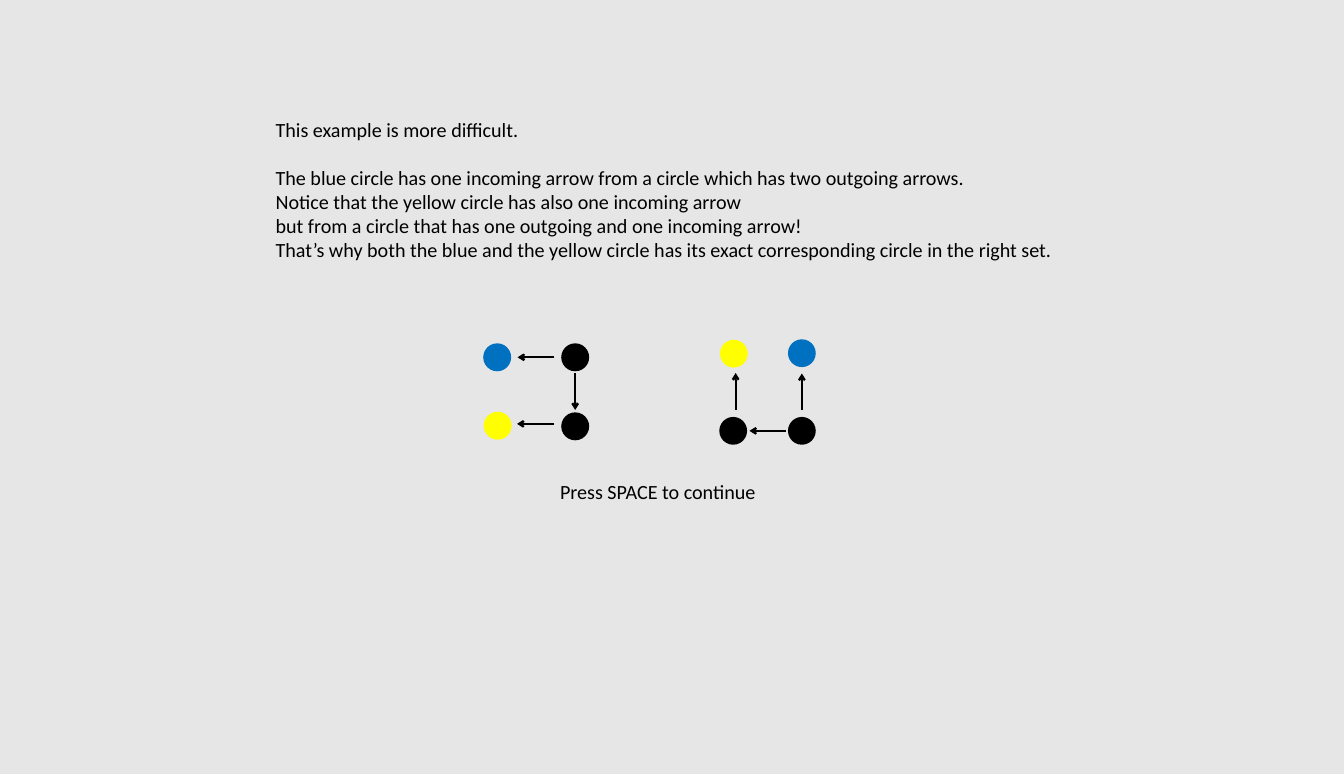
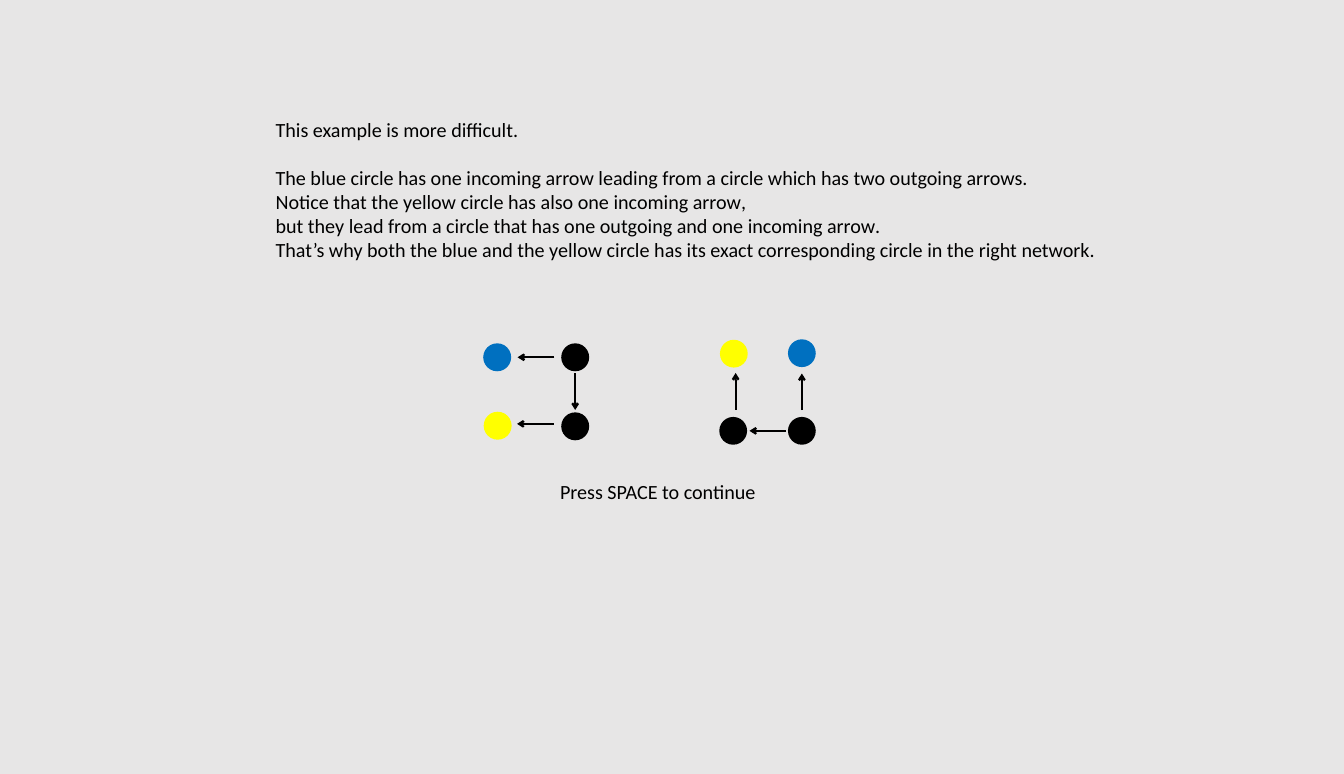
Before and after one commit to ociepkam/grafy, a slide deck: slide 4 of images/instruction.pptx. Drawn at 1344x774 pixels with LibreOffice and Linux fonts; fonts in the diff are those of the drawing. Boxes give left, top, right and bottom in pixels: in the first picture for what was removed or moved away, otherwise in the second. Text is boxed around its words. In the diff, an @@ line names an element or a change of style, - is before the commit and + after.

```diff
--- a/images/instruction.pptx
+++ b/images/instruction.pptx
@@ text at box(276, 171, 1095, 261): text changed @@
-The blue circle has one incoming arrow from a circle which has two outgoing arrows.
-Notice that the yellow circle has also one incoming arrow
-but from a circle that has one outgoing and one incoming arrow!
-That’s why both the blue and the yellow circle has its exact corresponding circle in the right set.
+The blue circle has one incoming arrow leading from a circle which has two outgoing arrows.
+Notice that the yellow circle has also one incoming arrow,
+but they lead from a circle that has one outgoing and one incoming arrow.
+That’s why both the blue and the yellow circle has its exact corresponding circle in the right network.
```
Also in this commit, not shown: 4 other slides changed, 6 other files.
